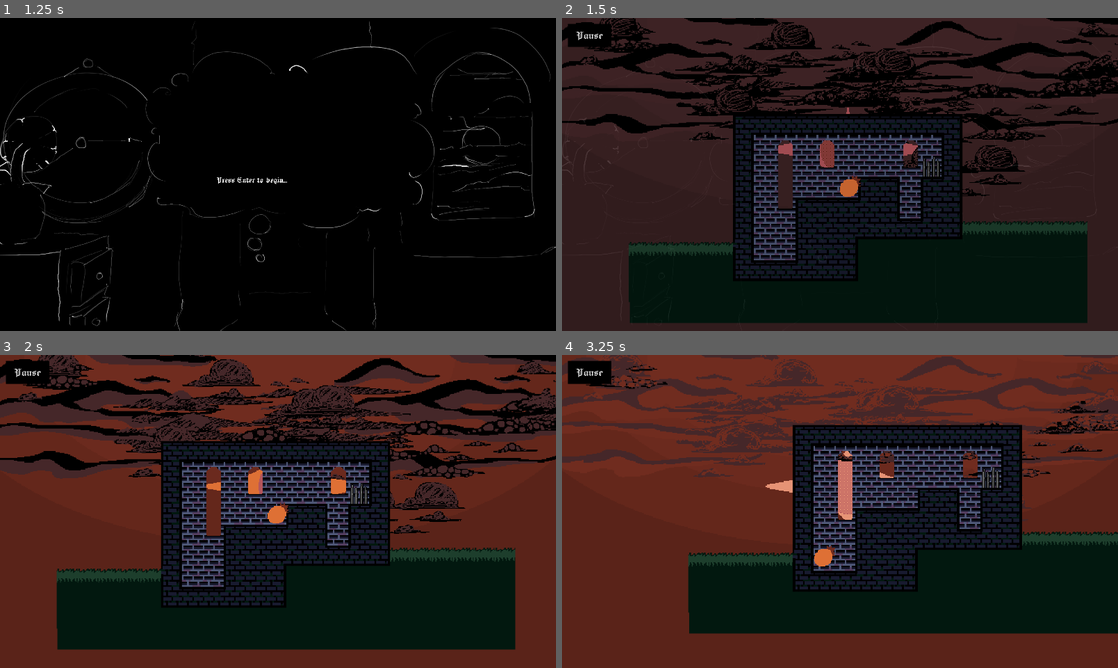
Above: before the commit, frames 1-4 (two rows, left to right).
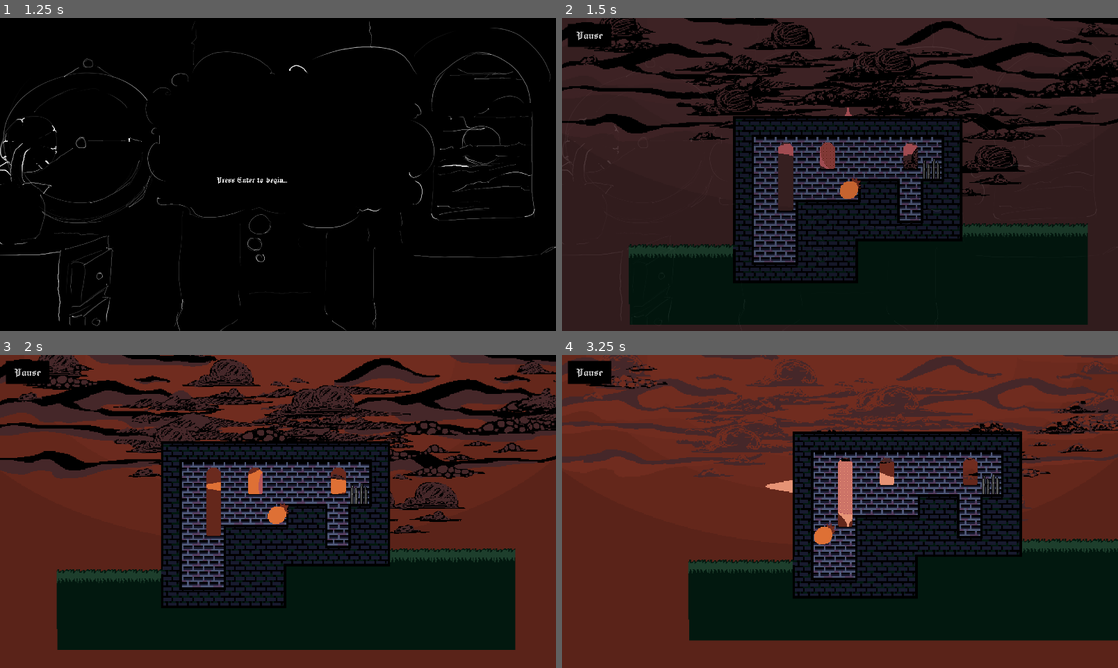
Above: after the commit, the same moments.

Repository: Agecaf/gmtk26-jamgame
Game: Godot game, scene res://main.tscn
Two runs of this game, one before a commit and one after it. Both use one fixed random seed, a clock stepped at 60 frames per second and the inputs below.
Inputs:
- Up to frame 1 (1.25 s): click "New Game" at 0.5 s
- Up to frame 2 (1.5 s): tap Enter (ui_accept) at 1.25 s; hold Right (ui_right) from 1.28 s (still down)
- Up to frame 3 (2 s): keep holding Right (ui_right); tap Enter (ui_accept) at 1.52 s
- Up to frame 4 (3.25 s): tap Enter (ui_accept) at 2.27 s; release Right (ui_right) at 2.78 s; hold Left (ui_left) from 2.78 s (still down)

Frame 1 is identical in both runs. In frame 2, 12% of the frame differs, in the area x 12-95%, y 30-98%; in frame 3, 1.5%; in frame 4, 17%, in the area x 22-100%, y 22-92%.

Commit message:
Tune player jump times slightly longer

Diff:
--- a/game/player/player.gd
+++ b/game/player/player.gd
@@ -16,8 +16,8 @@
 @export_range(25, 500, 25) var run_speed: float = 250
 @export_range(0.005, 0.05, 0.005) var air_speed_change_rate: float = 0.015
 
-@export_range(0.05, 1.0, 0.05) var jump_time: float = 0.2
-@export_range(0.05, 1.0, 0.05) var double_jump_time: float = 0.2
+@export_range(0.05, 1.0, 0.05) var jump_time: float = 0.3
+@export_range(0.05, 1.0, 0.05) var double_jump_time: float = 0.3
 
 @export_range(12, 192, 12) var jump_height: float = 72
 @export_range(12, 192, 12) var double_jump_height: float = 72
